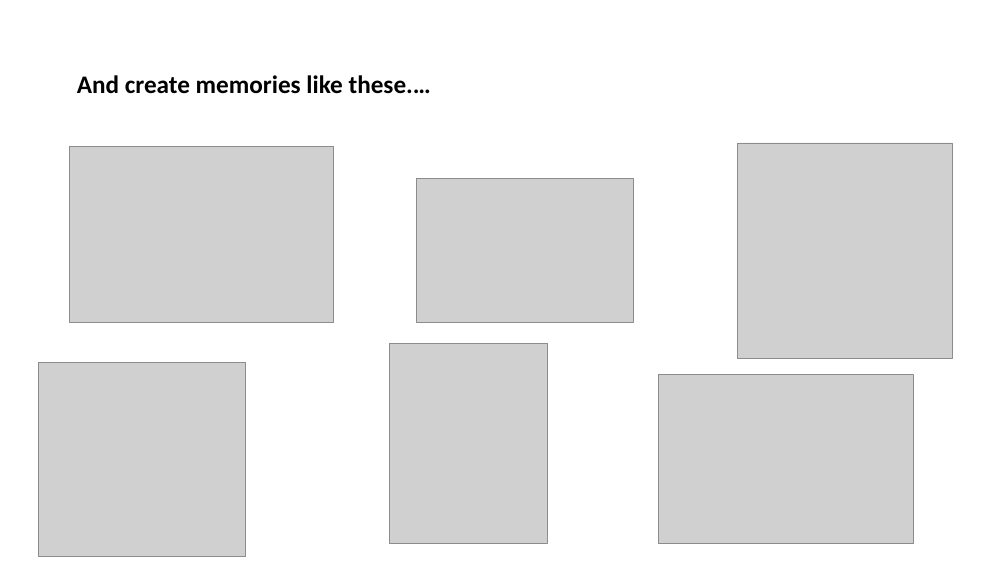
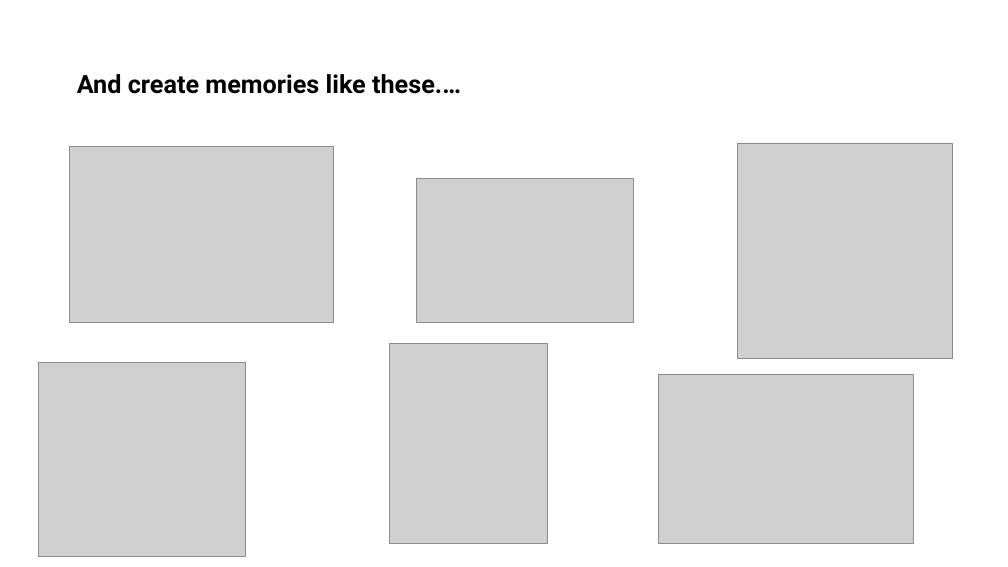
Before and after one commit to mgallagher06/GWCB_project-1, a slide deck: slide 3 of Playground Adventures!.pptx. Drawn at 1008x567 pixels with LibreOffice and Linux fonts; fonts in the diff are those of the drawing; grey boxes stand for pictures. Boxes give left, top, right and bottom in pixels: in the first picture for what was removed or moved away, otherwise in the second. Text is boxed around its words. In the diff, an @@ line names an element or a change of style, - is before the commit and + after.

```diff
--- a/Playground Adventures!.pptx
+++ b/Playground Adventures!.pptx
@@ title "And create memories like these.…" at (77, 74, 461, 94): font Calibri to Roboto @@
```
Also in this commit, not shown: 5 other slides changed.
